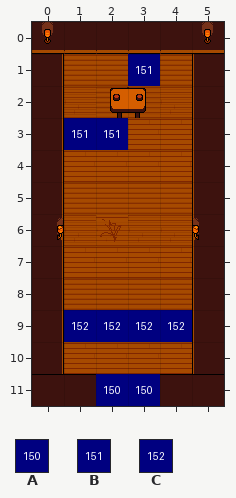
Level history. Tiled map: bgs/maps/dark_03.tmx. Above: the version before the commit.
Cells are 32x32 px. Shown: x 0..5, y 0..11.
Key: from "blue-labels": A 149, B 150, C 151.
_ is an empty cell.
Layers that did not change in this view are not listed.
Layer "actions" before, first column x 0:
 0 ______
 1 ___B__
 2 ______
 3 _BB___
 4 ______
 5 ______
 6 ______
 7 ______
 8 ______
 9 _CCCC_
10 ______
11 __AA__
The same view after the edit:
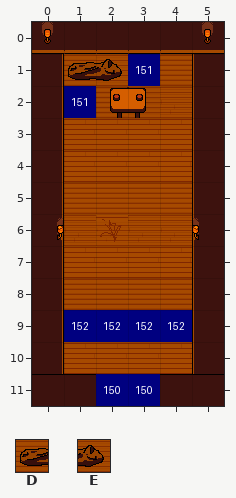
Further tiles: from "tavern01": D 60, E 61.
What changed:
Changed rows in their new state; . is an unchanged cell.
Layer "actions":
first column x 1:
 1 DE
 2 B.
 3 __
Pixel boxes of the changes (left, top, right, bottom) in both pictures:
changed: (64, 54, 128, 150)
